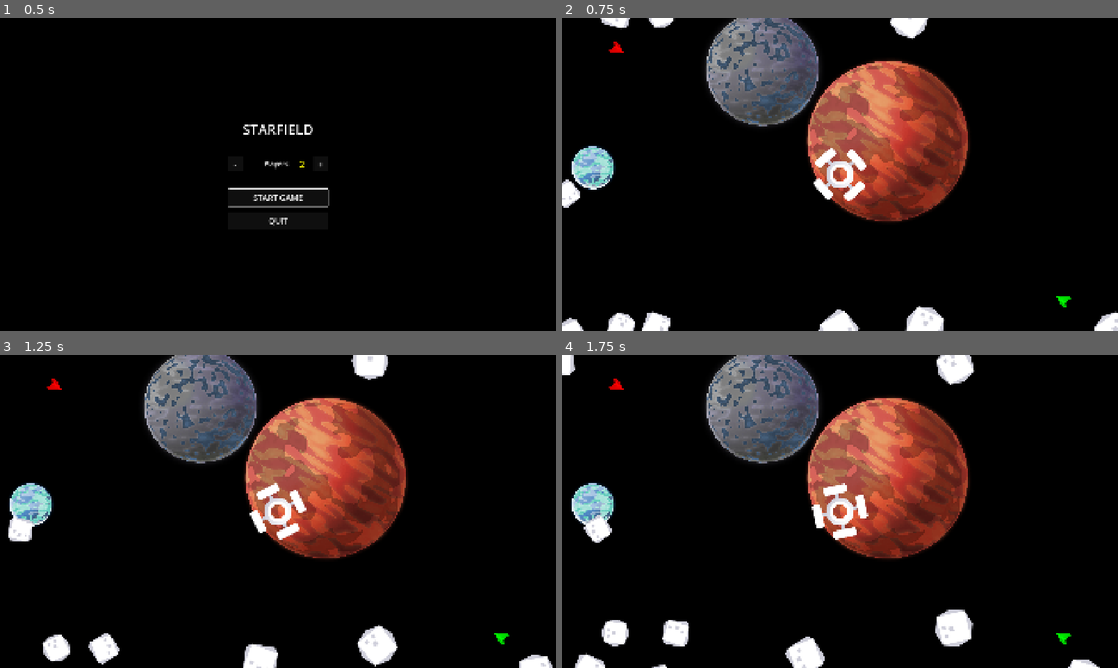
Above: before the commit, frames 1-4 (two rows, left to right).
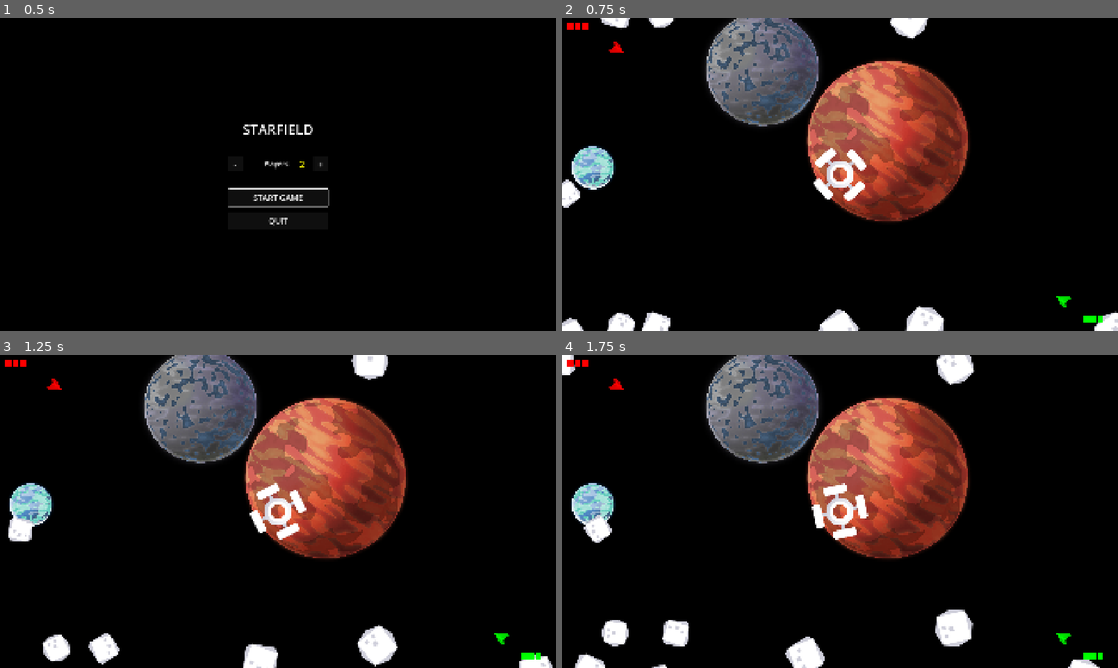
Above: after the commit, the same moments.

Repository: Teeohbee/CelestialMeadow
Game: Godot game, scene res://menu.tscn
The game is run twice, just before and just after one commit, with the same random seed, the same clock (stepped at 60 frames per second) and the same inputs.
Inputs:
- Up to frame 1 (0.5 s): no input
- Up to frame 2 (0.75 s): click "START GAME" at 0.5 s
- Up to frame 3 (1.25 s): no input
- Up to frame 4 (1.75 s): no input

Frame 1 is identical in both runs. In frame 2, 0.1% of the frame differs, in the area x 0-98%, y 1-98%; in frame 3, 0.1%; in frame 4, 0.1%.
Error before the commit: Parse Error: Cannot find member "PRESET_TOP_CENTER" in base "Control". (res://hud.gd:10)

Commit message:
Fix HUD anchor presets for players 4 and 5
Use PRESET_CENTER_TOP and PRESET_CENTER_BOTTOM instead of
non-existent TOP_CENTER and BOTTOM_CENTER presets.

Diff:
--- a/hud.gd
+++ b/hud.gd
@@ -7,8 +7,8 @@
 	{"anchor": Control.PRESET_BOTTOM_RIGHT, "margin": Vector2(-20, -20)}, # Player 1
 	{"anchor": Control.PRESET_BOTTOM_LEFT, "margin": Vector2(20, -20)},   # Player 2
 	{"anchor": Control.PRESET_TOP_RIGHT, "margin": Vector2(-20, 20)},     # Player 3
-	{"anchor": Control.PRESET_TOP_CENTER, "margin": Vector2(0, 20)},      # Player 4
-	{"anchor": Control.PRESET_BOTTOM_CENTER, "margin": Vector2(0, -20)}   # Player 5
+	{"anchor": Control.PRESET_CENTER_TOP, "margin": Vector2(0, 20)},      # Player 4
+	{"anchor": Control.PRESET_CENTER_BOTTOM, "margin": Vector2(0, -20)}   # Player 5
 ]
 
 func _ready():
